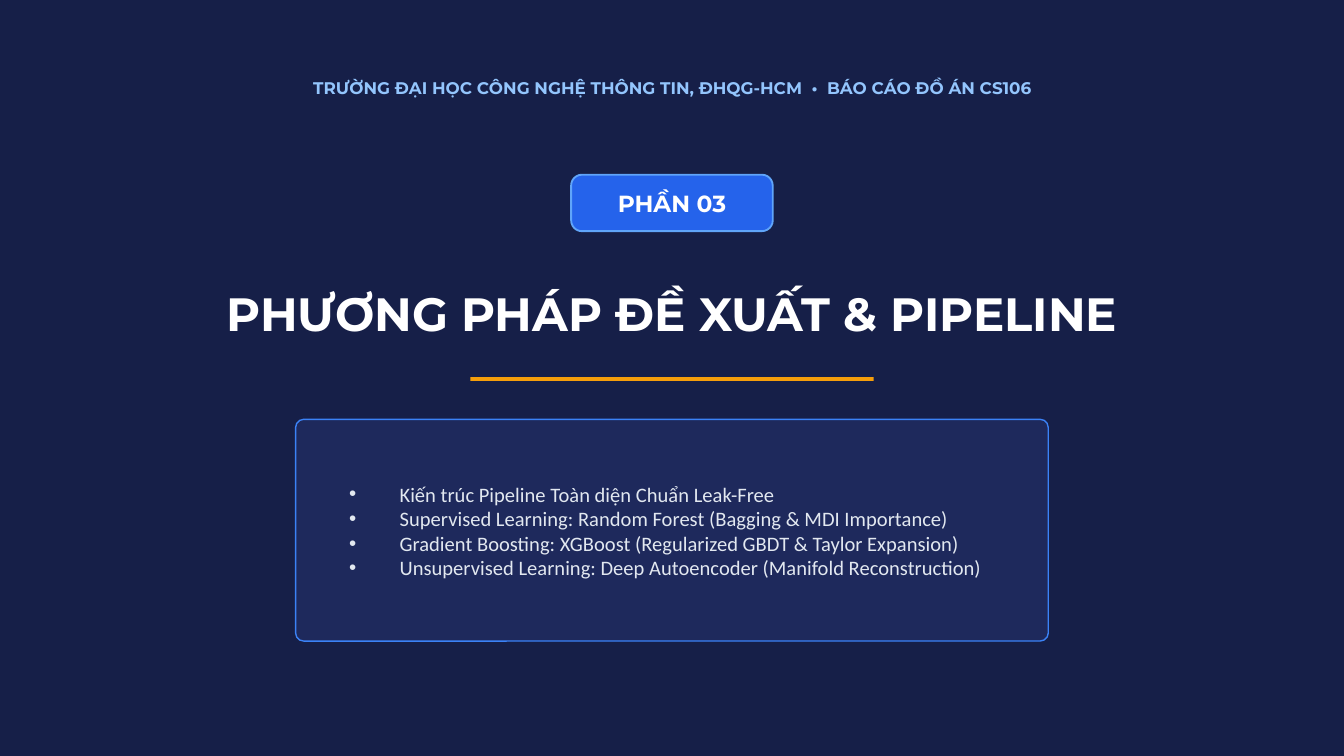
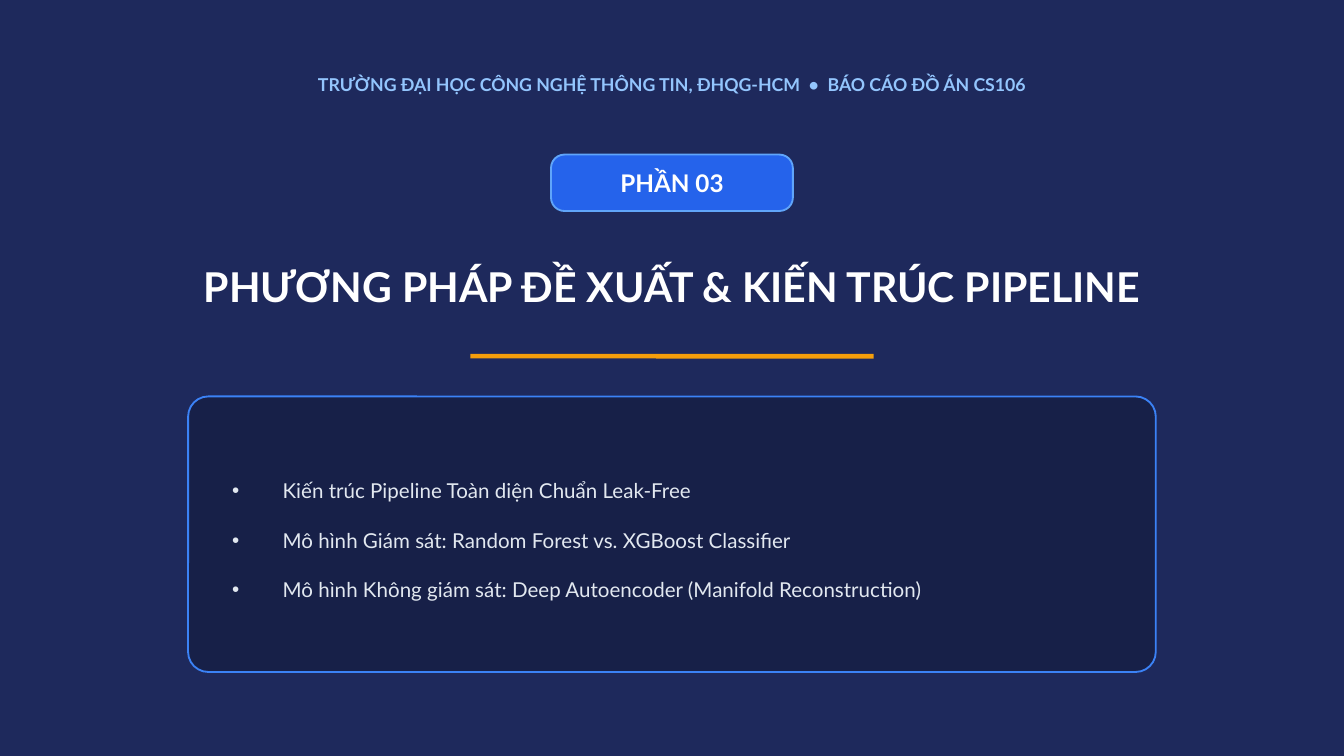
Before and after one commit to uit-25730067-chithanh/CS106-Team09-Fraud-Detection, a slide deck: slide 10 of draft/fraud-detection/slide/[Nhom9]_Slide_FraudDetection_Academic_VN.pptx. Drawn at 1344x756 pixels with LibreOffice and Linux fonts; fonts in the diff are those of the drawing. Boxes give left, top, right and bottom in pixels: in the first picture for what was removed or moved away, otherwise in the second. Text is boxed around its words. In the diff, an @@ line names an element or a change of style, - is before the commit and + after.

Commit message:
docs(slide): update Vietnamese academic slide deck PPTX and PDF artifacts
- Update [Nhom9]_Slide_FraudDetection_Academic_VN.pptx with refined 21-slide layout and high-res charts
- Regenerate [Nhom9]_Slide_FraudDetection_Academic_VN.pdf for crisp vector presentation
- Standardize academic deck delivery on the Vietnamese presentation format

```diff
--- a/draft/fraud-detection/slide/[Nhom9]_Slide_FraudDetection_Academic_VN.pptx
+++ b/draft/fraud-detection/slide/[Nhom9]_Slide_FraudDetection_Academic_VN.pptx
@@ background #161F48 to #1E295C @@
@@ text "TRƯỜNG ĐẠI HỌC CÔNG NGHỆ ..." at (x1=318, y1=76, x2=1026, y2=95): size 9 to 9.5 pt, font Montserrat to Lato @@
@@ text "PHẦN 03" moved from (x1=618, y1=189, x2=726, y2=213) to (x1=620, y1=171, x2=723, y2=192) @@
@@ text "PHẦN 03" at (x1=620, y1=171, x2=723, y2=192): size 12.5 to 13 pt, font Montserrat to Lato @@
@@ rounded rectangle resized from (x1=571, y1=175, x2=773, y2=231) to (x1=551, y1=155, x2=793, y2=211) @@
@@ rounded rectangle at (x1=551, y1=155, x2=793, y2=211): proportions changed @@
@@ text at (x1=204, y1=265, x2=1140, y2=303): text changed; size 25 to 22 pt; font Montserrat to Lato @@
-PHƯƠNG PHÁP ĐỀ XUẤT & PIPELINE
+PHƯƠNG PHÁP ĐỀ XUẤT & KIẾN TRÚC PIPELINE
@@ line moved from (470, 379) - (874, 379) to (470, 356) - (874, 356) @@
@@ line (470, 356) - (874, 356): stroke #F59E0B 2 pt to #F59E0B 2.5 pt @@
@@ rounded rectangle resized from (x1=296, y1=419, x2=1048, y2=641) to (x1=188, y1=396, x2=1156, y2=672) @@
@@ rounded rectangle at (x1=188, y1=396, x2=1156, y2=672): fill #1E295C to #172048; outline #3B82F6 0.75 pt to #3B82F6 1 pt; proportions changed @@
@@ text "Kiến trúc Pipeline Toàn diện ..." moved from (x1=400, y1=486, x2=981, y2=579) to (x1=283, y1=481, x2=921, y2=601) @@
@@ text at (x1=283, y1=481, x2=691, y2=502): font Calibri to Lato in "Kiến trúc Pipeline Toàn diện Chuẩn Leak-Free"; line spacing 1 to 1.25; more space between paragraphs @@
@@ text at (x1=283, y1=533, x2=921, y2=601): text changed; font Calibri to Lato @@
-• Supervised Learning: Random Forest (Bagging & MDI Importance)
-• Gradient Boosting: XGBoost (Regularized GBDT & Taylor Expansion)
-• Unsupervised Learning: Deep Autoencoder (Manifold Reconstruction)
+• Mô hình Giám sát: Random Forest vs. XGBoost Classifier
+• Mô hình Không giám sát: Deep Autoencoder (Manifold Reconstruction)
```
Also in this commit, not shown: 15 other slides changed, 5 slides added, 8 slides removed, 3 other files.
